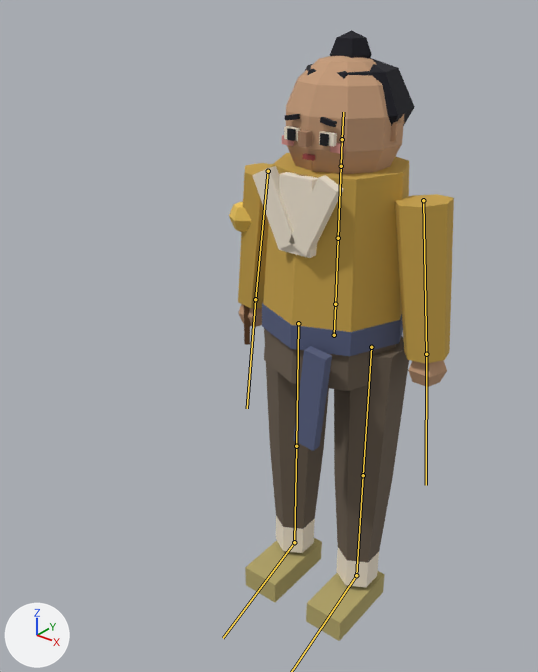
The glTF model assets3d/npcs/npc_N204a.glb: old version first, new version second.
Rendered twice from a 50 mm camera at (0.787, -1.206, 1.376) aimed at (-0.064, -0.143, 0.716). The axes (+X, +Y, +Z) are drawn at lower left. The lights are the same throughout. The picture after the commit comes second. The bones that change, and the others that lie on the model, are drawn over the model as lines.

The first picture shows 'npc_N204a_part0', 'npc_N204a_part1', 'npc_N204a_part10', 'npc_N204a_part12', 'npc_N204a_part13', 'npc_N204a_part2', 'npc_N204a_part3', 'npc_N204a_part4', 'npc_N204a_part5', 'npc_N204a_part6', 'npc_N204a_part7', 'npc_N204a_part8', 'npc_N204a_part9'.
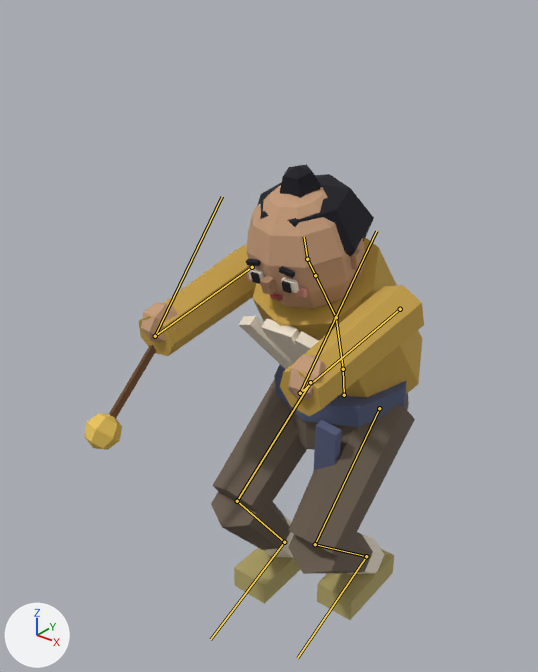
The newer file adds an action. The first version stands in its rest pose; the second is drawn at frame 2 of the action 'Startle'.

Changed parts and their boxes [x1, y1, x2, y2] in the pictures (538 x 672 px):
'npc_N204a_part4', posed (32% wider, 15% shorter)
    before: [238, 153, 454, 363]
    after: [139, 237, 424, 416]
'npc_N204a_part0', posed (40% wider, 17% shorter)
    before: [264, 328, 409, 563]
    after: [211, 379, 415, 574]
'npc_N204a_part5', posed (8% wider, 35% shorter)
    before: [238, 56, 447, 387]
    after: [141, 185, 366, 400]
'npc_N204a_part1', posed (15% wider, 33% shorter)
    before: [252, 126, 379, 587]
    after: [238, 267, 384, 574]
'npc_N204a_part3', posed
    before: [262, 303, 403, 451]
    after: [274, 365, 407, 472]
'npc_N204a_part2', posed
    before: [245, 538, 385, 641]
    after: [234, 548, 394, 620]
'npc_N204a_part7', posed
    before: [285, 30, 415, 127]
    after: [246, 164, 374, 278]
'npc_N204a_part13', posed
    before: [229, 201, 251, 232]
    after: [84, 413, 122, 450]
'npc_N204a_part12', posed
    before: [244, 305, 250, 345]
    after: [109, 293, 184, 419]
'npc_N204a_part9', posed (13% wider, 11% taller)
    before: [298, 130, 312, 147]
    after: [260, 276, 276, 295]
'npc_N204a_part6', posed (16% taller)
    before: [287, 128, 329, 146]
    after: [250, 272, 292, 293]
'npc_N204a_part8', posed
    before: [282, 135, 344, 154]
    after: [247, 274, 308, 298]
'npc_N204a_part10', posed
    before: [303, 153, 315, 161]
    after: [270, 293, 283, 301]
bone 'Hips', root to tip
    before: (334, 335) to (335, 304)
    after: (344, 395) to (343, 369)
bone 'Spine', root to tip
    before: (335, 304) to (338, 238)
    after: (343, 369) to (336, 317)
bone 'Chest', root to tip
    before: (338, 238) to (341, 166)
    after: (336, 317) to (315, 275)
bone 'Head', root to tip
    before: (342, 139) to (343, 112)
    after: (307, 259) to (304, 237)
bone 'UpperArm.L', root to tip
    before: (423, 200) to (426, 354)
    after: (400, 309) to (300, 393)
bone 'Hand.L', root to tip
    before: (426, 354) to (426, 485)
    after: (300, 393) to (376, 231)
bone 'UpperArm.R', root to tip
    before: (268, 171) to (255, 299)
    after: (252, 267) to (155, 336)
bone 'Hand.R', root to tip
    before: (255, 299) to (247, 408)
    after: (155, 336) to (222, 196)
bone 'UpperLeg.L', root to tip
    before: (371, 347) to (363, 475)
    after: (379, 408) to (315, 544)
bone 'LowerLeg.L', root to tip
    before: (363, 475) to (356, 575)
    after: (315, 544) to (366, 556)
bone 'UpperLeg.R', root to tip
    before: (298, 323) to (296, 446)
    after: (310, 382) to (237, 501)
bone 'LowerLeg.R', root to tip
    before: (296, 446) to (294, 542)
    after: (237, 501) to (284, 542)
bone 'Foot.R', root to tip
    before: (294, 542) to (223, 638)
    after: (284, 542) to (210, 639)

Diff of the bpy script that builds the scene:
```diff
--- a/assets3d/npcs/npc_N204a.glb.py
+++ b/assets3d/npcs/npc_N204a.glb.py
@@ bone_hips @@
 bone_hips = bpy.data.objects['Armature'].pose.bones['Hips']  # child of 'Root'
-bone_hips.location = (0.0, 0.0, 0.0)
-bone_hips.rotation_quaternion = (1.0, 0.0, 0.0, 0.0)  # degrees (0, 0, 0)
+bone_hips.location = (0.0, -0.172, -0.052)
+bone_hips.rotation_quaternion = (0.998, 0.063, 0.0, 0.0)  # degrees (7, 0, 0)
@@ bone_spine @@
 bone_spine = bpy.data.objects['Armature'].pose.bones['Spine']  # child of 'Hips'
-bone_spine.rotation_quaternion = (1.0, 0.0, 0.0, 0.0)  # degrees (0, 0, 0)
+bone_spine.rotation_quaternion = (0.998, 0.069, 0.0, 0.0)  # degrees (8, 0, 0)
@@ bone_chest @@
 bone_chest = bpy.data.objects['Armature'].pose.bones['Chest']  # child of 'Spine'
-bone_chest.rotation_quaternion = (1.0, 0.0, 0.0, 0.0)  # degrees (0, 0, 0)
+bone_chest.rotation_quaternion = (0.987, 0.162, 0.0, 0.0)  # degrees (19, 0, 0)
@@ bone_head @@
 bone_head = bpy.data.objects['Armature'].pose.bones['Head']  # child of 'Neck'
-bone_head.rotation_quaternion = (1.0, 0.0, 0.0, 0.0)  # degrees (0, 0, 0)
+bone_head.rotation_quaternion = (0.989, -0.148, 0.0, 0.0)  # degrees (-17, 0, 0)
@@ bone_upperarm_l @@
 bone_upperarm_l = bpy.data.objects['Armature'].pose.bones['UpperArm.L']  # child of 'Chest'
-bone_upperarm_l.rotation_quaternion = (1.0, 0.0, 0.0, 0.0)  # degrees (0, 0, 0)
+bone_upperarm_l.rotation_quaternion = (0.539, -0.817, 0.055, -0.198)  # degrees (-111, -15, -18)
@@ bone_hand_l @@
 bone_hand_l = bpy.data.objects['Armature'].pose.bones['Hand.L']  # child of 'UpperArm.L'
-bone_hand_l.rotation_quaternion = (1.0, 0.0, 0.0, 0.0)  # degrees (0, 0, 0)
+bone_hand_l.rotation_quaternion = (0.313, -0.94, -0.095, -0.094)  # degrees (-144, -14, 7)
@@ bone_upperarm_r @@
 bone_upperarm_r = bpy.data.objects['Armature'].pose.bones['UpperArm.R']  # child of 'Chest'
-bone_upperarm_r.rotation_quaternion = (1.0, 0.0, 0.0, 0.0)  # degrees (0, 0, 0)
+bone_upperarm_r.rotation_quaternion = (0.539, -0.817, -0.055, 0.198)  # degrees (-111, 15, 18)
@@ bone_hand_r @@
 bone_hand_r = bpy.data.objects['Armature'].pose.bones['Hand.R']  # child of 'UpperArm.R'
-bone_hand_r.rotation_quaternion = (1.0, 0.0, 0.0, 0.0)  # degrees (0, 0, 0)
+bone_hand_r.rotation_quaternion = (0.313, -0.94, 0.095, 0.094)  # degrees (-144, 14, -7)
@@ bone_upperleg_l @@
 bone_upperleg_l = bpy.data.objects['Armature'].pose.bones['UpperLeg.L']  # child of 'Hips'
-bone_upperleg_l.rotation_quaternion = (1.0, 0.0, 0.0, 0.0)  # degrees (0, 0, 0)
+bone_upperleg_l.rotation_quaternion = (0.894, -0.448, 0.0, 0.0)  # degrees (-53, 0, 0)
@@ bone_lowerleg_l @@
 bone_lowerleg_l = bpy.data.objects['Armature'].pose.bones['LowerLeg.L']  # child of 'UpperLeg.L'
-bone_lowerleg_l.rotation_quaternion = (1.0, 0.0, 0.0, 0.0)  # degrees (0, 0, 0)
+bone_lowerleg_l.rotation_quaternion = (0.673, 0.74, 0.0, 0.0)  # degrees (95, 0, 0)
@@ bone_foot_l @@
 bone_foot_l = bpy.data.objects['Armature'].pose.bones['Foot.L']  # child of 'LowerLeg.L'
-bone_foot_l.rotation_quaternion = (1.0, 0.0, 0.0, 0.0)  # degrees (0, 0, 0)
+bone_foot_l.rotation_quaternion = (0.909, -0.417, 0.0, 0.0)  # degrees (-49, 0, 0)
@@ bone_upperleg_r @@
 bone_upperleg_r = bpy.data.objects['Armature'].pose.bones['UpperLeg.R']  # child of 'Hips'
-bone_upperleg_r.rotation_quaternion = (1.0, 0.0, 0.0, 0.0)  # degrees (0, 0, 0)
+bone_upperleg_r.rotation_quaternion = (0.851, -0.525, 0.0, 0.0)  # degrees (-63, 0, 0)
@@ bone_lowerleg_r @@
 bone_lowerleg_r = bpy.data.objects['Armature'].pose.bones['LowerLeg.R']  # child of 'UpperLeg.R'
-bone_lowerleg_r.rotation_quaternion = (1.0, 0.0, 0.0, 0.0)  # degrees (0, 0, 0)
+bone_lowerleg_r.rotation_quaternion = (0.69, 0.724, 0.0, 0.0)  # degrees (93, 0, 0)
@@ bone_foot_r @@
 bone_foot_r = bpy.data.objects['Armature'].pose.bones['Foot.R']  # child of 'LowerLeg.R'
-bone_foot_r.rotation_quaternion = (1.0, 0.0, 0.0, 0.0)  # degrees (0, 0, 0)
+bone_foot_r.rotation_quaternion = (0.949, -0.314, 0.0, 0.0)  # degrees (-37, 0, 0)
```
